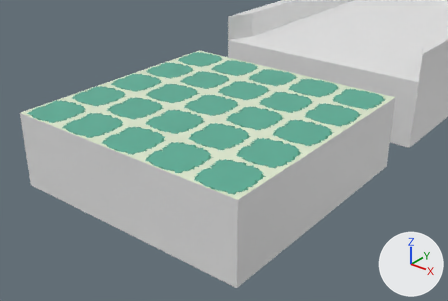
Before and after pictures for a commit that changed the Blender file assets/world/models/levels/level1_tutorial.blend.
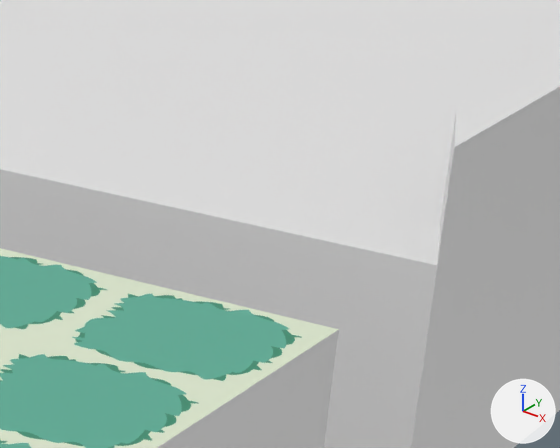
Each version appears first from a 50 mm lens placed at (17.06, -20.4, 13.92), pointed at (0.71, 0.04, 1.25), and next in a close-up on the part from 70% to 100% of the width and 6% to 42% of the height. Lighting does not change. The marker at lower right points along +X, +Y and +Z. Text is drawn in Blender's own font.

Names of what the first close-up shows: '1-col', '2-col'.
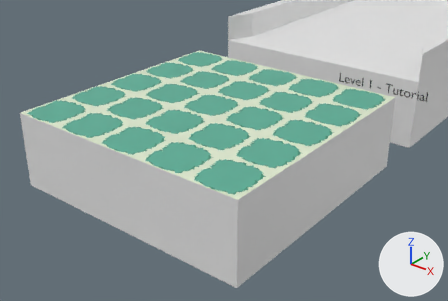
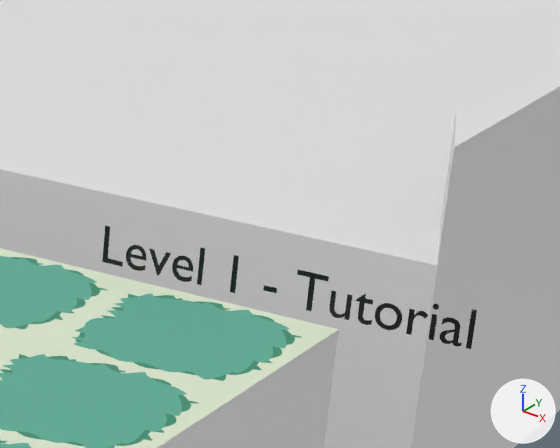
Changed parts and their boxes (x1, y1, x2, y2) in the close-ups (560 x 448 px):
'Text', added (black)
    after: (102, 226, 477, 349)

The edits, one by one:
Material 'text' (mat_text) is new.
Its base color is (0.0, 0.0, 0.0) (black #000000).
Text 'Text' (txt_text) is new.
Its body is 'Level 1 - Tutorial'.
It uses material mat_text (black #000000).
Object 'Text' (ob_text) is new; it shows txt_text.
Its location is (3.387, 5.652, 3.711).
Its rotation in degrees is (90, 0, 0).
Its scale is (0.647, 0.647, 0.647).
